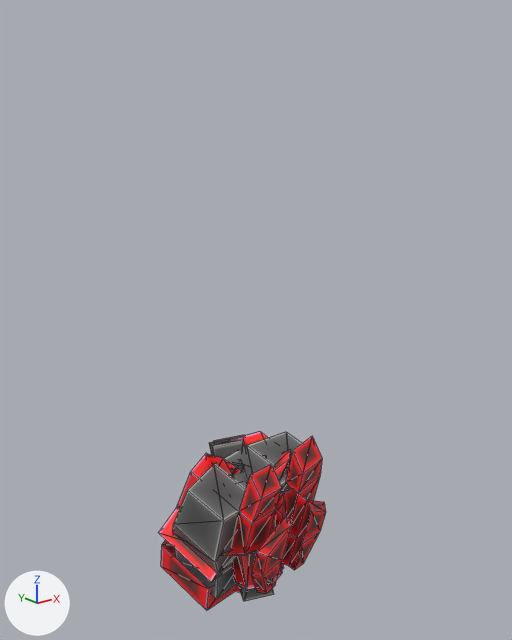
The Blender file share/shapes/rotc/players/standardcat/player2.blend, before and after one commit.
One viewpoint serves both versions: a 50 mm camera at (-2.09, -2.73, 2.19) aimed at (0.17, 0.09, 1.06). The lights are fixed; the arrows at lower left show +X, +Y and +Z. Mesh edges are drawn as thin lines. The same objects are shown in both versions, whatever each file hides.

Objects in the first picture: 'a_calf_left_armor', 'a_calf_right', 'a_calf_right_armor', 'a_chest', 'a_chest_armor', 'a_pelvis', 'a_upperarm_left', 'a_upperarm_left_armor', 'a_upperarm_right_armo'.
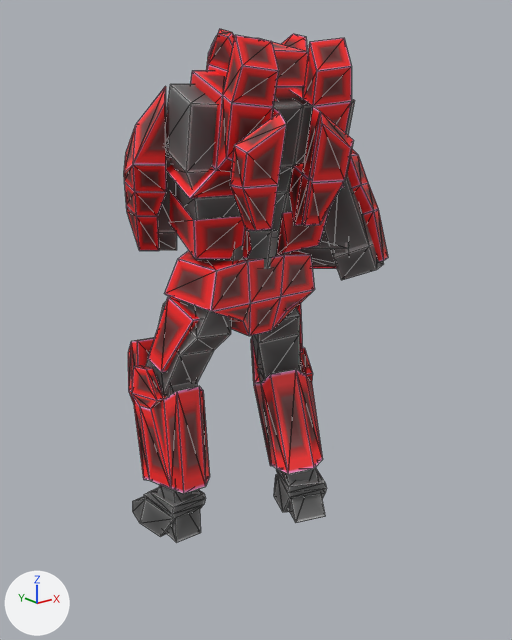
Boxes [x1, y1, x2, y2] around the edits, measured in the pictures (512 x 640 px):
'a_chest_armor', moved, turned: before [159, 432, 326, 611]; after [166, 35, 354, 259]
'a_chest', moved, turned: before [173, 432, 302, 599]; after [165, 84, 355, 237]
'a_pelvis', moved: before [225, 488, 298, 556]; after [164, 251, 315, 336]
'a_calf_left_armor', moved, turned, rescaled: before [213, 435, 282, 590]; after [128, 338, 210, 494]
'a_calf_right_armor', moved: before [233, 435, 281, 589]; after [251, 338, 323, 474]
'a_upperarm_left_armor', moved, turned: before [273, 449, 291, 477]; after [124, 86, 167, 251]
'a_upperarm_right', moved, turned (not visible before): after [324, 174, 384, 280]
'a_thigh_left', moved, turned, rescaled (not visible before): after [146, 300, 231, 395]
'a_head_armor', moved, turned (not visible before): after [207, 29, 308, 101]
'a_thigh_right', moved, turned: before [243, 471, 248, 482]; after [252, 307, 301, 378]
'a_thigh_left_armor', moved, turned, rescaled (not visible before): after [148, 296, 200, 373]
'a_upperarm_right_armo', moved, turned: before [206, 454, 283, 569]; after [337, 149, 388, 270]
'a_foot_left', moved, turned, rescaled (not visible before): after [133, 488, 206, 537]
'a_calf_right', moved: before [209, 437, 273, 601]; after [258, 369, 325, 523]
'a_calf_left', moved, turned, rescaled: before [214, 440, 247, 598]; after [157, 381, 201, 542]
'a_foot_right', moved (not visible before): after [274, 469, 327, 512]
'a_abdomen', moved, turned (not visible before): after [192, 230, 290, 269]
'a_upperarm_left', moved, turned, rescaled: before [231, 463, 247, 476]; after [158, 138, 177, 250]
'a_forearm_right', moved, turned (not visible before): after [297, 230, 349, 266]
'a_thigh_right_armor', moved, turned (not visible before): after [297, 303, 303, 353]
'a_forearm_right_armor', moved, turned (not visible before): after [312, 266, 337, 269]

What changed in the scene script:
```text
Change ob_a_foot_left:
    ob_a_foot_left.location: (0.0, 0.0, 0.0) -> (-0.357, 0.189, 0.1)
    ob_a_foot_left.rotation_euler: (0.0, 0.0, 0.0) -> (3.142, -0.0000125, -0.393)  # degrees (0, 0, 0) -> degrees (180, 0, -23)
    ob_a_foot_left.scale: (1.0, 1.0, 1.0) -> (-1.0, -1.0, -1.0)
Change ob_a_calf_left:
    ob_a_calf_left.location: (0.0, 0.0, 0.0) -> (-0.333, 0.151, 0.417)
    ob_a_calf_left.rotation_euler: (0.0, 0.0, 0.0) -> (-2.885, 0.138, -0.39)  # degrees (0, 0, 0) -> degrees (-165, 7.9, -22)
    ob_a_calf_left.scale: (1.0, 1.0, 1.0) -> (-1.0, -1.0, -1.0)
Change ob_a_thigh_left_armor:
    ob_a_thigh_left_armor.location: (0.0, 0.0, 0.0) -> (-0.311, 0.092, 1.064)
    ob_a_thigh_left_armor.rotation_euler: (0.0, 0.0, 0.0) -> (-2.952, 0.0655, -0.346)  # degrees (0, 0, 0) -> degrees (-169, 3.8, -20)
    ob_a_thigh_left_armor.scale: (1.0, 1.0, 1.0) -> (-1.0, -1.0, -1.0)
Change ob_a_calf_left_armor:
    ob_a_calf_left_armor.location: (0.0, 0.0, 0.0) -> (-0.298, 0.241, 0.582)
    ob_a_calf_left_armor.rotation_euler: (0.0, 0.0, 0.0) -> (-2.907, 0.102, -0.419)  # degrees (0, 0, 0) -> degrees (-167, 5.8, -24)
    ob_a_calf_left_armor.scale: (1.0, 1.0, 1.0) -> (-1.0, -1.0, -1.0)
Change ob_a_thigh_left:
    ob_a_thigh_left.location: (0.0, 0.0, 0.0) -> (-0.251, 0.108, 1.049)
    ob_a_thigh_left.rotation_euler: (0.0, 0.0, 0.0) -> (-2.941, 0.081, -0.376)  # degrees (0, 0, 0) -> degrees (-169, 4.6, -22)
    ob_a_thigh_left.scale: (1.0, 1.0, 1.0) -> (-1.0, -1.0, -1.0)
Change ob_a_abdomen:
    ob_a_abdomen.location: (0.0, 0.0, 0.0) -> (0.006, -0.003, 1.521)
    ob_a_abdomen.rotation_euler: (0.0, 0.0, 0.0) -> (0.0107, 0.0439, -0.396)  # degrees (0, 0, 0) -> degrees (0.6, 2.5, -23)
Change ob_a_pelvis:
    ob_a_pelvis.location: (0.0, 0.0, 0.0) -> (0.0, 0.024, 1.277)
Change ob_a_chest:
    ob_a_chest.location: (0.0, 0.0, 0.0) -> (-0.007, -0.103, 1.907)
    ob_a_chest.rotation_euler: (0.0, 0.0, 0.0) -> (0.0107, 0.0439, -0.396)  # degrees (0, 0, 0) -> degrees (0.6, 2.5, -23)
Change ob_a_forearm_right:
    ob_a_forearm_right.location: (0.0, 0.0, 0.0) -> (0.38, -0.104, 1.467)
    ob_a_forearm_right.rotation_euler: (0.0, 0.0, 0.0) -> (0.939, 0.254, 0.545)  # degrees (0, 0, 0) -> degrees (54, 15, 31)
Change ob_a_calf_right:
    ob_a_calf_right.location: (0.0, 0.0, 0.0) -> (0.281, -0.09, 0.41)
Change ob_a_thigh_right:
    ob_a_thigh_right.location: (0.0, 0.0, 0.0) -> (0.259, 0.027, 1.031)
    ob_a_thigh_right.rotation_euler: (0.0, 0.0, 0.0) -> (0.0, 0.0, 0.0000101)  # degrees (0, 0, 0)
Change ob_a_foot_right:
    ob_a_foot_right.location: (0.0, 0.0, 0.0) -> (0.276, -0.125, 0.125)
Change ob_a_head_armor:
    ob_a_head_armor.location: (0.0, 0.0, 0.0) -> (0.033, -0.074, 2.257)
    ob_a_head_armor.rotation_euler: (0.0, 0.0, 0.0) -> (0.0000152, 0.0, 0.0)  # degrees (0, 0, 0)
Change ob_a_chest_armor:
    ob_a_chest_armor.location: (0.0, 0.0, 0.0) -> (-0.028, -0.169, 1.951)
    ob_a_chest_armor.rotation_euler: (0.0, 0.0, 0.0) -> (0.0107, 0.0439, -0.396)  # degrees (0, 0, 0) -> degrees (0.6, 2.5, -23)
Change ob_a_forearm_right_armor:
    ob_a_forearm_right_armor.location: (0.0, 0.0, 0.0) -> (0.352, -0.01, 1.454)
    ob_a_forearm_right_armor.rotation_euler: (0.0, 0.0, 0.0) -> (0.939, 0.254, 0.545)  # degrees (0, 0, 0) -> degrees (54, 15, 31)
Change ob_a_thigh_right_armor:
    ob_a_thigh_right_armor.location: (0.0, 0.0, 0.0) -> (0.309, -0.003, 1.042)
    ob_a_thigh_right_armor.rotation_euler: (0.0, 0.0, 0.0) -> (0.0, 0.0, 0.0000101)  # degrees (0, 0, 0)
Change ob_a_calf_right_armor:
    ob_a_calf_right_armor.location: (0.0, 0.0, 0.0) -> (0.307, 0.037, 0.55)
Change ob_a_upperarm_right:
    ob_a_upperarm_right.location: (0.0, 0.0, 0.0) -> (0.478, -0.226, 1.642)
    ob_a_upperarm_right.rotation_euler: (0.0, 0.0, 0.0) -> (-0.273, 0.156, 0.267)  # degrees (0, 0, 0) -> degrees (-16, 8.9, 15)
Change ob_a_upperarm_right_armo:
    ob_a_upperarm_right_armo.location: (0.0, 0.0, 0.0) -> (0.485, -0.16, 1.722)
    ob_a_upperarm_right_armo.rotation_euler: (0.0, 0.0, 0.0) -> (-0.273, 0.156, 0.267)  # degrees (0, 0, 0) -> degrees (-16, 8.9, 15)
Change ob_a_upperarm_left:
    ob_a_upperarm_left.location: (0.0, 0.0, 0.0) -> (-0.278, 0.281, 1.764)
    ob_a_upperarm_left.rotation_euler: (0.0, 0.0, 0.0) -> (-2.459, -0.226, -0.539)  # degrees (0, 0, 0) -> degrees (-141, -13, -31)
    ob_a_upperarm_left.scale: (1.0, 1.0, 1.0) -> (-1.0, -1.0, -1.0)
Change ob_a_upperarm_left_armor:
    ob_a_upperarm_left_armor.location: (0.0, 0.0, 0.0) -> (-0.333, 0.28, 1.836)
    ob_a_upperarm_left_armor.rotation_euler: (0.0, 0.0, 0.0) -> (0.264, -0.701, -0.0413)  # degrees (0, 0, 0) -> degrees (15, -40, -2.4)
```
